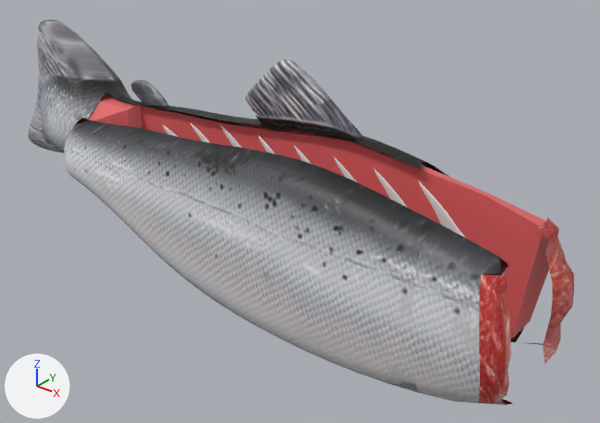
A saved change to the FBX model Assets/3D-modeller/Fisk/5.fbx.
Camera for both pictures: a camera (50 mm lens) standing at (4.72, 5.13, 5.09) and looking at (0.29, 10.67, 1.66). Every picture has the same lights, and +X, +Y and +Z are marked at lower left. Where no turn or scale is listed for an object, it has been applied to the vertices.

In view in the first picture: 'Knogle.003', 'prototype.008', 'prototype.009', 'prototype.010', 'prototype.012', 'prototype.014'.
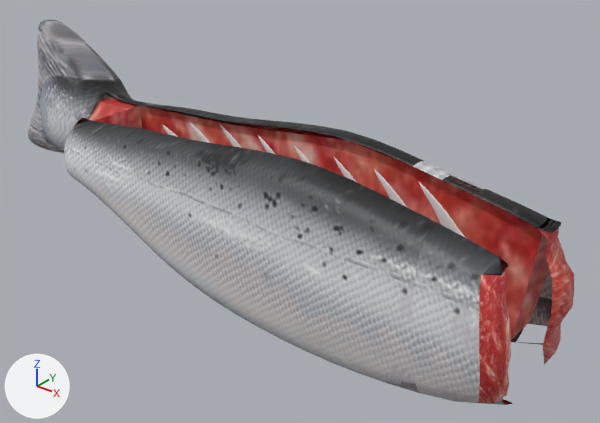
Location of each change, (x1, y1, x2, y2) in pixels of the pictures (600 x 423 px):
'prototype.009', deleted: before (246, 59, 365, 144)
'prototype.008', deleted: before (131, 80, 169, 110)
part 1 of me_plane_111, added: after (89, 92, 561, 364)
part 2 of me_plane_111, surface changed: before (413, 161, 543, 345); after (413, 161, 554, 345)
part 3 of me_plane_109, added (red): after (140, 105, 549, 339)
part 4 of me_plane_109, recoloured: before (88, 95, 549, 339); after (88, 95, 146, 128)

The change, as a diff of the scene's bpy script:
```diff
--- a/Assets/3D-modeller/Fisk/5.fbx.py
+++ b/Assets/3D-modeller/Fisk/5.fbx.py
@@ me_plane_111 @@
 # used by ob_prototype_014; location = (2.023, 10.607, 0.916)
-me_plane_111.from_pydata(...)  # 940 vertices, 898 faces; spans x -5.74..0.93, y -0.44..0.47, z -0.05..2.06
+me_plane_111.from_pydata(...)  # 1880 vertices, 1886 faces; spans x -5.74..0.93, y -0.44..0.47, z -0.05..2.06
+# me_plane_111 part 1: 940 vertices added at x -5.73..0.93, y -0.44..0.47, z -0.04..2.06
+# me_plane_111 part 2: 60 kept faces spanning x -0.47..0.76, y -0.08..0.46, z 0.01..1.58 get new texture (UV) coordinates
 me_plane_111.materials.append(mat_fisk1)
@@ me_plane_109 @@
 # used by ob_prototype_012; location = (2.023, 10.607, 0.916)
-me_plane_109.from_pydata(...)  # 40 vertices, 34 faces; spans x -5.2..0.65, y -0.39..0.34, z 0.06..1.61
+me_plane_109.from_pydata(...)  # 80 vertices, 68 faces; spans x -5.2..0.65, y -0.39..0.34, z 0.06..1.61
+# me_plane_109 part 3: a new loose piece of 40 vertices spanning x -5.19..0.65, y -0.39..0.34, z 0.06..1.61, in mat_material (picture img_laks3_jpeg)
+# me_plane_109 part 4: 34 faces spanning x -5.2..0.65, y -0.39..0.34, z 0.06..1.61 switch from mat_rød (red #e76769) to mat_material (picture img_laks3_jpeg)
@@ ob_prototype_009 @@
-ob_prototype_009 = bpy.data.objects.new('prototype.009', me_plane_107)
-ob_prototype_009.location = (2.023, 10.607, 0.916)
@@ ob_prototype_008 @@
-ob_prototype_008 = bpy.data.objects.new('prototype.008', me_plane_106)
-ob_prototype_008.location = (2.023, 10.607, 0.916)
```
